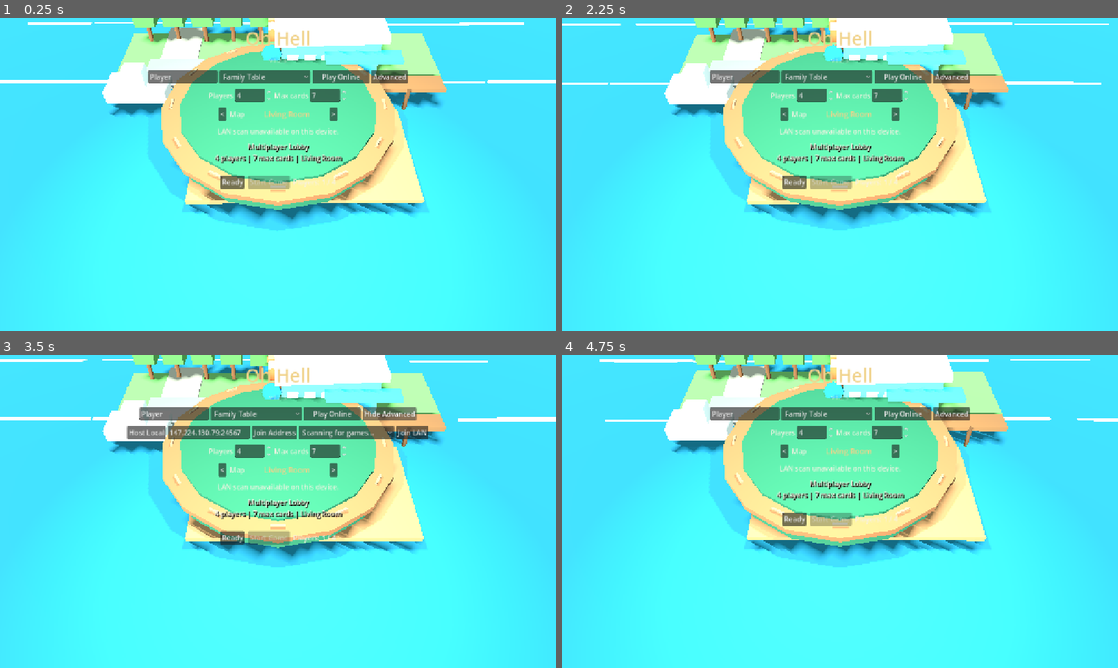
Above: before the commit, frames 1-4 (two rows, left to right).
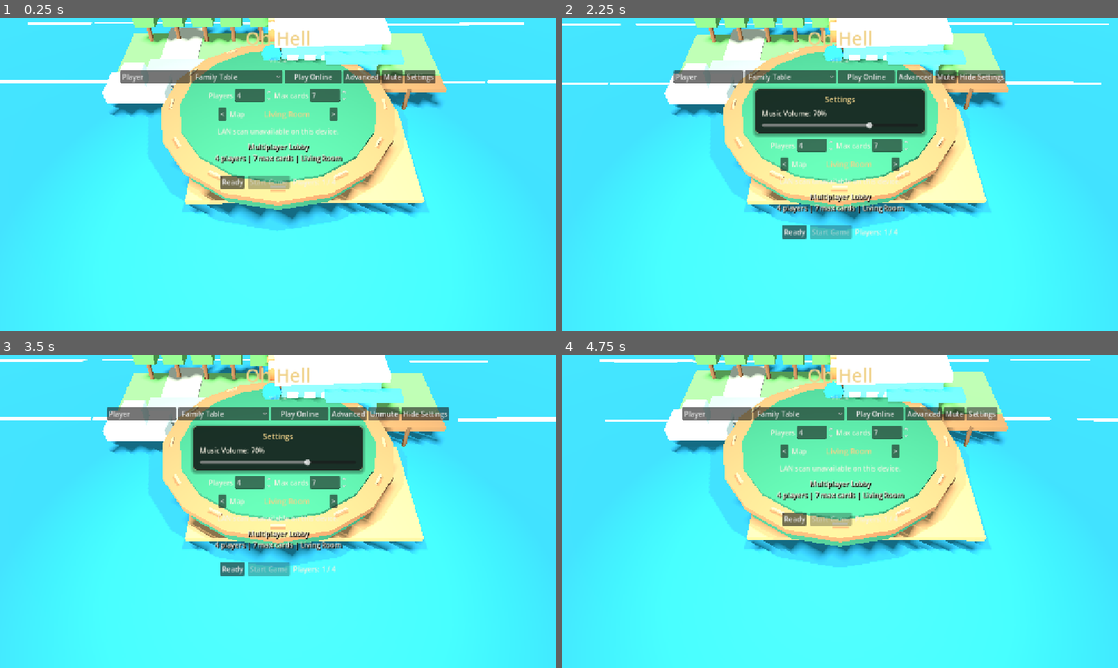
Above: after the commit, the same moments.

Repository: JordanOakFox/oh-hell-godot
Game: Godot game, scene res://scenes/main.tscn
The game is run twice, just before and just after one commit, with the same random seed, the same clock (stepped at 60 frames per second) and the same inputs.
Inputs (mouse positions are in pixels of both pictures, inside the frame that each line leads up to):
- Up to frame 1 (0.25 s): no input
- Up to frame 2 (2.25 s): click (956, 77) at 0.5 s, where only the run after the commit has a clickable "Mute"; click (956, 77) at 1.25 s, where only the run after the commit has a clickable "Unmute"; click (984, 77) at 2 s, where only the run after the commit has a clickable "Settings"
- Up to frame 3 (3.5 s): click (383, 414) at 2.75 s, where only the run after the commit has a clickable "Mute"
- Up to frame 4 (4.75 s): click (945, 414) at 3.5 s, where only the run after the commit has a clickable "Unmute"; click (984, 414) at 4.25 s, where only the run after the commit has a clickable "Hide Settings"

The runs differ from the first frame. In frame 1, 0.9% of the frame differs, in the area x 21-79%, y 13-21%; in frame 2, 9.0%; in frame 3, 10%, in the area x 19-81%, y 13-71%; in frame 4, 0.9%.

Commit message:
Add music settings and mute control

Diff:
--- a/scripts/main.gd
+++ b/scripts/main.gd
@@ -1,7 +1,7 @@
 extends Control
 
 const STARTING_NAMES := ["Player 1", "Player 2", "Player 3", "Player 4"]
-const GAME_VERSION := "0.2.3"
+const GAME_VERSION := "0.2.4"
 const DEFAULT_SERVER_ADDRESS := "147.224.130.79:24567"
 const PUBLIC_LOBBIES := [
 	{"name": "Family Table", "address": "147.224.130.79:24567"},
@@ -59,6 +59,7 @@
 var dedicated_server := false
 var version_warning := ""
 var advanced_network_visible := false
+var settings_visible := false
 
 var title_label: Label
 var version_label: Label
@@ -69,6 +70,11 @@
 var net_row: HBoxContainer
 var advanced_net_row: HBoxContainer
 var advanced_network_button: Button
+var mute_button: Button
+var settings_button: Button
+var settings_panel: PanelContainer
+var music_volume_slider: HSlider
+var music_volume_label: Label
 var settings_row: HBoxContainer
 var map_row: HBoxContainer
 var map_name_label: Label
@@ -138,9 +144,9 @@
 	add_child(table_view_3d)
 
 	music_player = AudioStreamPlayer.new()
-	music_player.bus = "Music"
-	music_player.volume_db = -13.0
+	music_player.bus = "Master"
 	add_child(music_player)
+	_apply_audio_settings()
 
 	fireworks_overlay = FireworksOverlayScript.new()
 	fireworks_overlay.set_anchors_preset(Control.PRESET_FULL_RECT)
@@ -199,6 +205,15 @@
 	advanced_network_button.pressed.connect(_on_advanced_network_pressed)
 	net_row.add_child(advanced_network_button)
 
+	mute_button = Button.new()
+	mute_button.pressed.connect(_on_mute_pressed)
+	net_row.add_child(mute_button)
+
+	settings_button = Button.new()
+	settings_button.text = "Settings"
+	settings_button.pressed.connect(_on_settings_pressed)
+	net_row.add_child(settings_button)
+
 	advanced_net_row = HBoxContainer.new()
 	advanced_net_row.alignment = BoxContainer.ALIGNMENT_CENTER
 	advanced_net_row.visible = false
@@ -229,6 +244,45 @@
 	join_found_button.text = "Join LAN"
 	join_found_button.pressed.connect(_on_join_found_pressed)
 	advanced_net_row.add_child(join_found_button)
+
+	settings_panel = PanelContainer.new()
+	settings_panel.visible = false
+	settings_panel.size_flags_horizontal = Control.SIZE_SHRINK_CENTER
+	settings_panel.add_theme_stylebox_override("panel", _panel_style(Color("#16251fe8"), Color("#f0d28a66"), 8, 1))
+	root.add_child(settings_panel)
+
+	var settings_margin := MarginContainer.new()
+	settings_margin.add_theme_constant_override("margin_left", 14)
+	settings_margin.add_theme_constant_override("margin_top", 10)
+	settings_margin.add_theme_constant_override("margin_right", 14)
+	settings_margin.add_theme_constant_override("margin_bottom", 10)
+	settings_panel.add_child(settings_margin)
+
+	var settings_box := VBoxContainer.new()
+	settings_box.custom_minimum_size = Vector2(360, 0)
+	settings_box.add_theme_constant_override("separation", 8)
+	settings_margin.add_child(settings_box)
+
+	var settings_title := Label.new()
+	settings_title.text = "Settings"
+	settings_title.horizontal_alignment = HORIZONTAL_ALIGNMENT_CENTER
+	settings_title.add_theme_font_size_override("font_size", 18)
+	settings_title.add_theme_color_override("font_color", Color("#f0d28a"))
+	settings_box.add_child(settings_title)
+
+	music_volume_label = Label.new()
+	music_volume_label.add_theme_color_override("font_color", Color("#f7f1e3"))
+	settings_box.add_child(music_volume_label)
+
+	music_volume_slider = HSlider.new()
+	music_volume_slider.min_value = 0.0
+	music_volume_slider.max_value = 100.0
+	music_volume_slider.step = 1.0
+	music_volume_slider.value = Profile.music_volume() * 100.0
+	music_volume_slider.value_changed.connect(_on_music_volume_changed)
+	settings_box.add_child(music_volume_slider)
+
+	_update_audio_labels()
 
 	settings_row = HBoxContainer.new()
 	settings_row.alignment = BoxContainer.ALIGNMENT_CENTER
@@ -472,6 +526,40 @@
 func _on_advanced_network_pressed() -> void:
 	advanced_network_visible = not advanced_network_visible
 	_sync_advanced_network_visibility()
+
+func _on_settings_pressed() -> void:
+	settings_visible = not settings_visible
+	_sync_settings_visibility()
+
+func _sync_settings_visibility() -> void:
+	if settings_button:
+		settings_button.text = "Hide Settings" if settings_visible else "Settings"
+	if settings_panel:
+		var active_game: bool = view_state.get("phase", "") in ["bidding", "playing", "trick_end", "round_end"]
+		settings_panel.visible = settings_visible and not active_game
+
+func _on_mute_pressed() -> void:
+	Profile.set_music_muted(not Profile.music_muted())
+	_apply_audio_settings()
+
+func _on_music_volume_changed(value: float) -> void:
+	Profile.set_music_volume(value / 100.0)
+	if value > 0.0 and Profile.music_muted():
+		Profile.set_music_muted(false)
+	_apply_audio_settings()
+
+func _apply_audio_settings() -> void:
+	if not music_player:
+		return
+	var volume := Profile.music_volume()
+	music_player.volume_db = -80.0 if Profile.music_muted() or volume <= 0.0 else linear_to_db(volume)
+	_update_audio_labels()
+
+func _update_audio_labels() -> void:
+	if mute_button:
+		mute_button.text = "Unmute" if Profile.music_muted() else "Mute"
+	if music_volume_label:
+		music_volume_label.text = "Music Volume: %d%%" % roundi(Profile.music_volume() * 100.0)
 
 func _sync_advanced_network_visibility() -> void:
 	if advanced_network_button:
@@ -761,6 +849,7 @@
 	if net_row:
 		net_row.visible = not active_game
 	_sync_advanced_network_visibility()
+	_sync_settings_visibility()
 	if settings_row:
 		settings_row.visible = not active_game
 	if map_row:
@@ -1197,7 +1286,11 @@
 	if music_streams.has(key):
 		return music_streams[key]
 	var path := str(MUSIC_PATHS.get(key, MUSIC_PATHS["menu"]))
-	var stream = AudioStreamOggVorbis.load_from_file(path)
+	var stream = load(path)
+	if not stream:
+		stream = AudioStreamOggVorbis.load_from_file(path)
+	if stream is AudioStreamOggVorbis:
+		stream.loop = true
 	if not stream and key != "menu":
 		stream = _music_stream_for_key("menu")
 	music_streams[key] = stream
--- a/scripts/profile.gd
+++ b/scripts/profile.gd
@@ -64,10 +64,26 @@
 		return "New profile"
 	return "%d games, %d wins, best %d" % [games, wins, best]
 
+func music_volume() -> float:
+	return clampf(float(data.get("music_volume", 0.7)), 0.0, 1.0)
+
+func set_music_volume(value: float) -> void:
+	data["music_volume"] = clampf(value, 0.0, 1.0)
+	save_profile()
+
+func music_muted() -> bool:
+	return bool(data.get("music_muted", false))
+
+func set_music_muted(muted: bool) -> void:
+	data["music_muted"] = muted
+	save_profile()
+
 func _default_profile() -> Dictionary:
 	return {
 		"id": _make_profile_id(),
 		"display_name": "Player",
+		"music_volume": 0.7,
+		"music_muted": false,
 		"games_played": 0,
 		"wins": 0,
 		"total_score": 0,
Not shown, changed: export_presets.cfg
